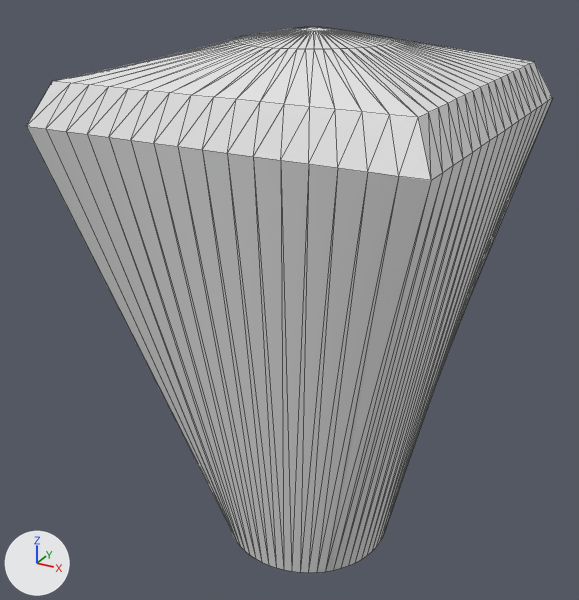
Before and after pictures for a commit that changed the glTF model assets/skyLantern.glb.
Both versions are drawn from a camera (50 mm lens) standing at (1.92, -3.73, 3.37) and looking at (-0.11, -0.05, 1.53). The axes (+X, +Y, +Z) are drawn at lower left. The lights are the same throughout. The picture after the commit comes second. Mesh edges are drawn as thin lines. Vertices at exactly the same position are counted once.

The first picture shows 'shell.001'.
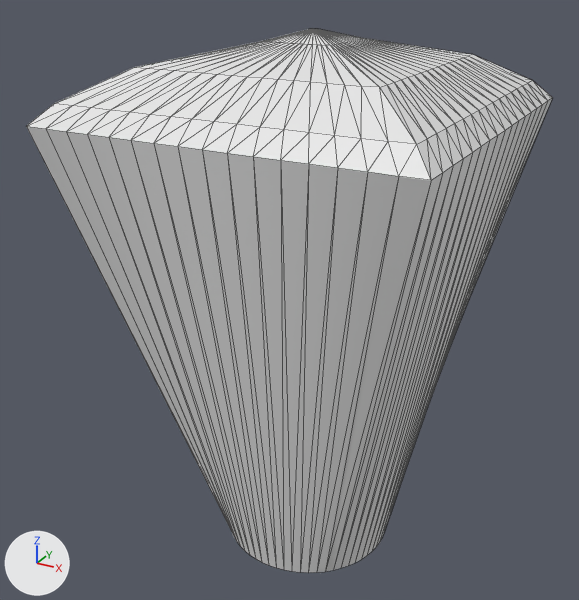
Commit message: assets: sync rebuilt lantern GLB

What differs and where, as boxes (x1, y1, x2, y2) in the pictures (579 x 600 px; the box of a moved part takes in the faces that stretch with it):
'shell.001', reshaped
    before: (26, 27, 553, 573)
    after: (26, 29, 553, 573)
part 1 of me_plane_004, moved or reshaped
    before: (233, 27, 394, 49)
    after: (138, 29, 473, 88)

What changed in the scene script:
```text
Change me_plane_004:
    used by ob_shell_001; location = (0.0, 0.0, 0.0)
    remove me_plane_004.from_pydata(...)  # 320 vertices, 574 faces; spans x -1.0..1.0, y -1.0..1.0, z 0.0..3.0
    add me_plane_004.from_pydata(...)  # 384 vertices, 702 faces; spans x -1.0..1.0, y -1.0..1.0, z 0.0..3.0
    me_plane_004 part 1
    30 vertices are removed from x -0.1..0.1, y -0.1..0.1, z 3.0
    174 faces are deleted
    64 vertices in x -0.9..0.9, y -0.9..0.9, z 2.8 move by (0.0, 0.0, -0.1)
    98 vertices move from x -0.4..0.4, y -0.4..0.4, z 2.95..3.0 to x -0.63..0.63, y -0.63..0.63, z 2.85..2.95
    94 vertices are added at x -0.19..0.19, y -0.19..0.19, z 2.95..3.0
    302 new faces join them, mat_cap (white #e7e7e7)
```
